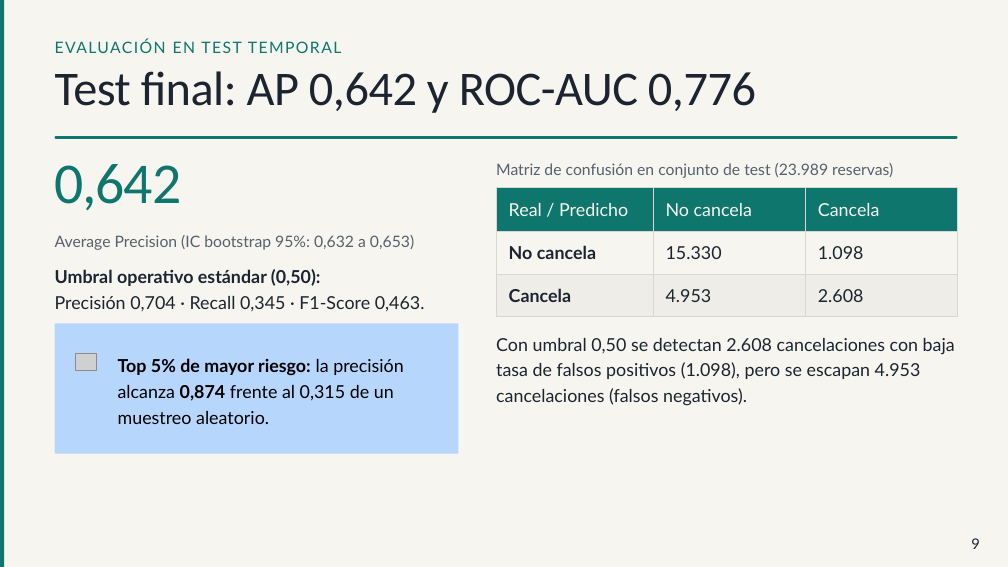
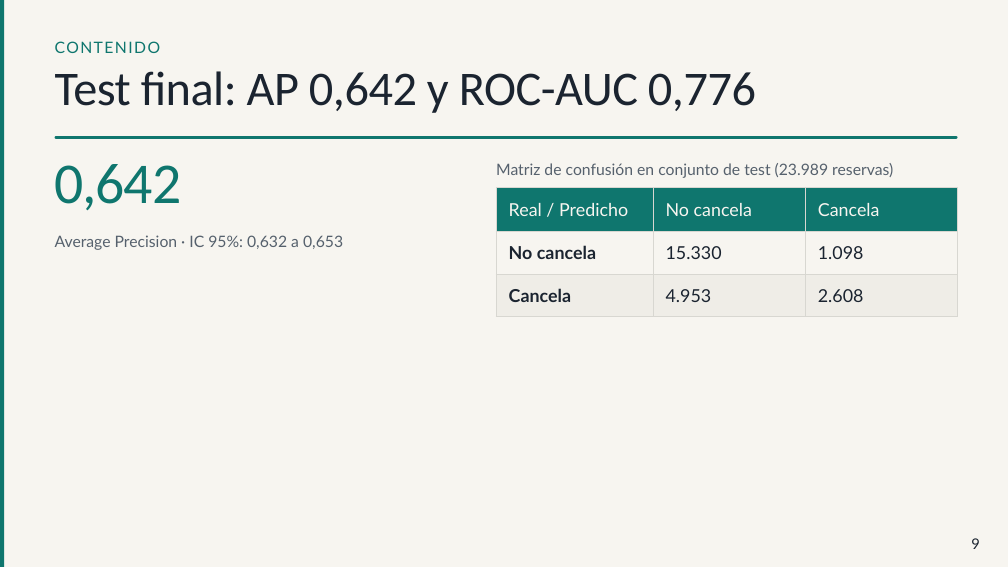
Before and after one commit to sabthe02/Obligatorio-IA, a slide deck: slide 9 of Prediccion-de-cancelaciones-hoteleras.pptx. Drawn at 1008x567 pixels with LibreOffice and Linux fonts; fonts in the diff are those of the drawing; grey boxes stand for pictures. Boxes give left, top, right and bottom in pixels: in the first picture for what was removed or moved away, otherwise in the second. Text is boxed around its words. In the diff, an @@ line names an element or a change of style, - is before the commit and + after.

```diff
--- a/Prediccion-de-cancelaciones-hoteleras.pptx
+++ b/Prediccion-de-cancelaciones-hoteleras.pptx
@@ text at bbox=[55, 41, 161, 53]: text changed @@
-EVALUACIÓN EN TEST TEMPORAL
+CONTENIDO
@@ text at bbox=[55, 235, 343, 250]: text changed @@
-Average Precision (IC bootstrap 95%: 0,632 a 0,653)
+Average Precision · IC 95%: 0,632 a 0,653
@@ text removed at bbox=[55, 269, 425, 311] @@
-Umbral operativo estándar (0,50):
-Precisión 0,704 · Recall 0,345 · F1-Score 0,463.
@@ rounded rectangle removed at bbox=[54, 324, 458, 454] @@
@@ picture removed at bbox=[76, 354, 97, 371] @@
@@ text removed at bbox=[118, 358, 404, 424] @@
-Top 5% de mayor riesgo: la precisión alcanza 0,874 frente al 0,315 de un muestreo aleatorio.
@@ text removed at bbox=[496, 338, 955, 406] @@
-Con umbral 0,50 se detectan 2.608 cancelaciones con baja tasa de falsos positivos (1.098), pero se escapan 4.953 cancelaciones (falsos negativos).
```
Also in this commit, not shown: 10 other slides changed, 5 other files.
